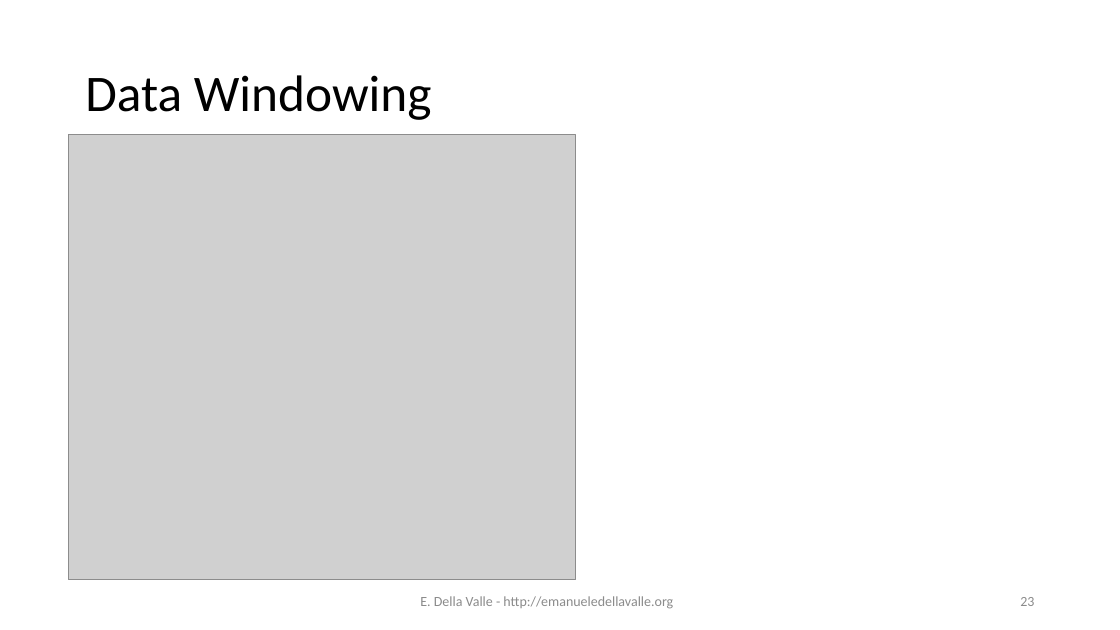
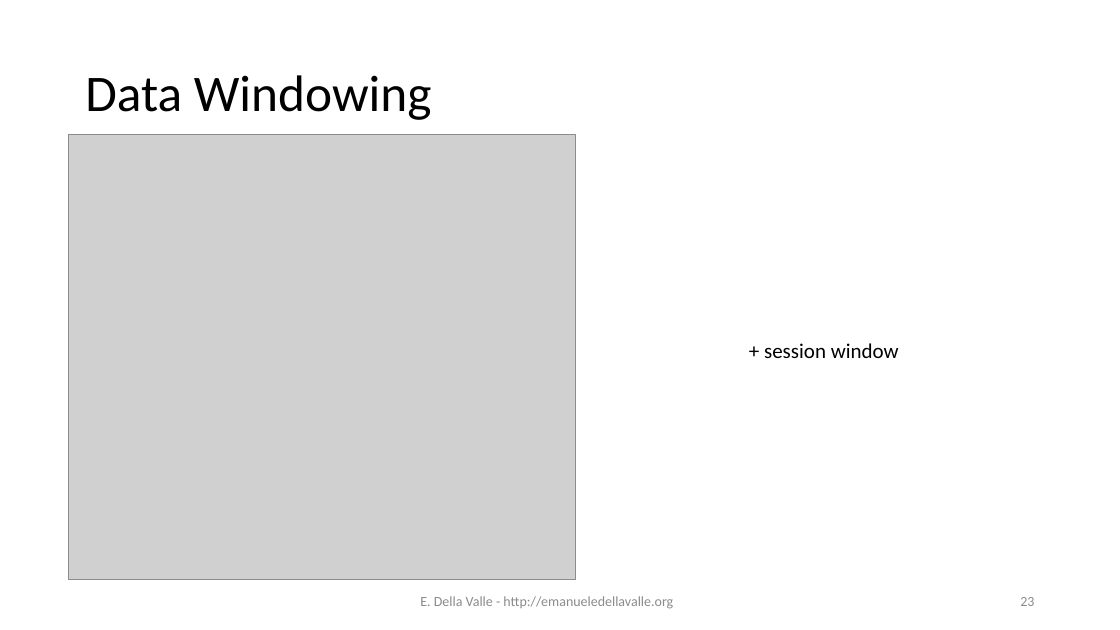
Before and after one commit to eugeniovaretti/streaming-data-analytics, a slide deck: slide 23 of lectures/02_EPL/02_VerticallyScalableSolution_Esper+EPL.pptx. Drawn at 1120x630 pixels with LibreOffice and Linux fonts; fonts in the diff are those of the drawing; grey boxes stand for pictures. Boxes give left, top, right and bottom in pixels: in the first picture for what was removed or moved away, otherwise in the second. Text is boxed around its words. In the diff, an @@ line names an element or a change of style, - is before the commit and + after.

```diff
--- a/lectures/02_EPL/02_VerticallyScalableSolution_Esper+EPL.pptx
+++ b/lectures/02_EPL/02_VerticallyScalableSolution_Esper+EPL.pptx
@@ text added at (x1=764, y1=343, x2=899, y2=358), 18 pt, text #000000 @@
++ session window
```
Also in this commit, not shown: 8 other slides changed, 4 slides added, 1 slide removed, 4 other files.
